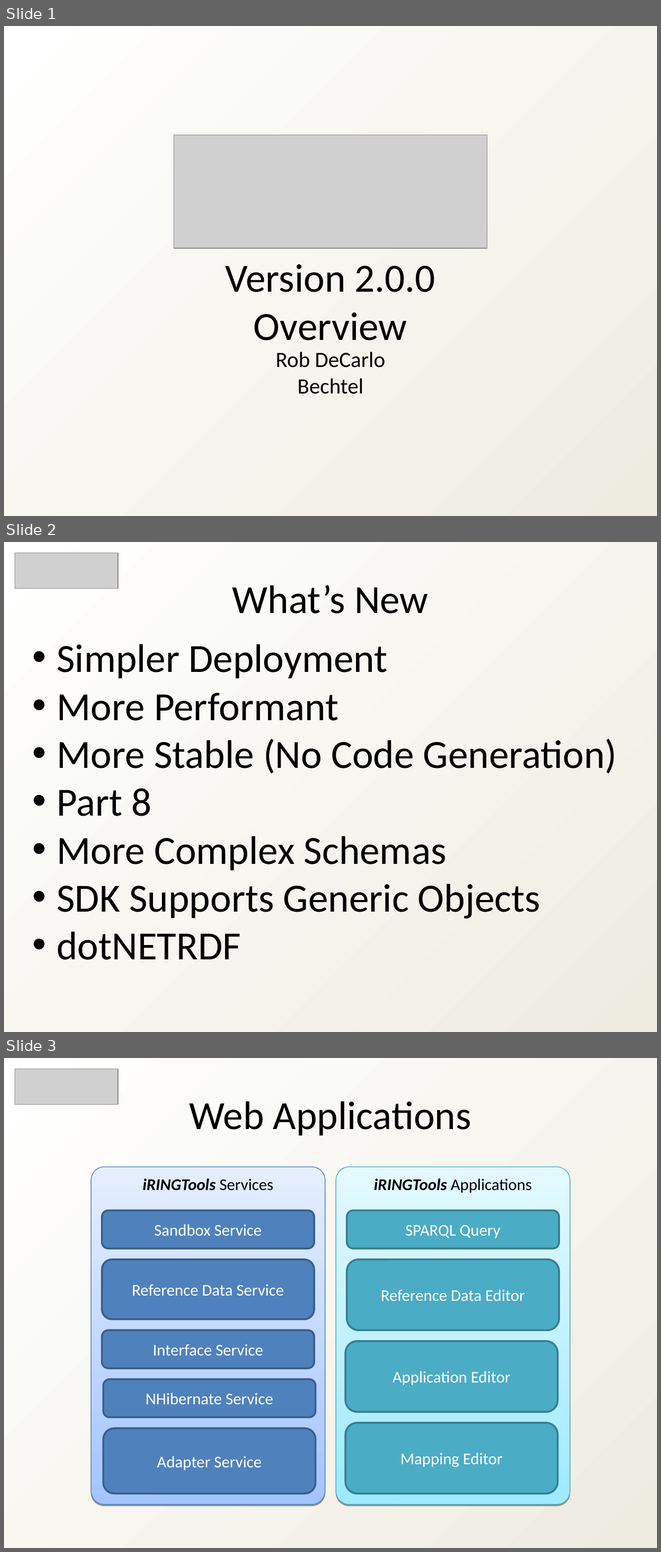
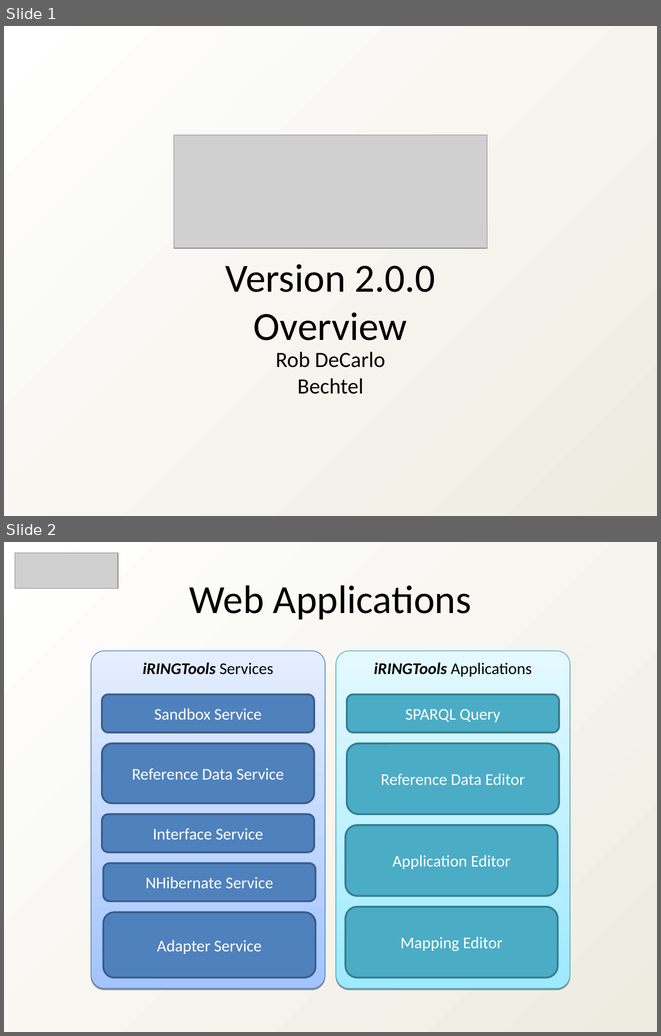
Before and after one commit to heyena/iring-tools, a slide deck: trunk/Documentation/iRINGTools_Overview_v2_0_0.ppt. Shown one above the other, each under a label of ours: slides 1, 2 and 3 before the commit, slides 1 and 2 after it. The pictures are 661x1552 and 661x1036 pixels, drawn with LibreOffice and Linux fonts; fonts in the diff are those of the drawing; grey boxes stand for pictures. Boxes give left, top, right and bottom in pixels: in the first picture for what was removed or moved away, otherwise in the second. Text is boxed around its words. In the diff, an @@ line names an element or a change of style, - is before the commit and + after.

```diff
--- a/trunk/Documentation/iRINGTools_Overview_v2_0_0.ppt
+++ b/trunk/Documentation/iRINGTools_Overview_v2_0_0.ppt
@@ slide 2 removed at box(4, 542, 657, 1032), background gradient #FFFFFF to #EEECE1 @@
@@ picture removed at box(15, 553, 118, 588) @@
@@ text removed at box(232, 585, 428, 614) @@
-What’s New
@@ text removed at box(56, 644, 617, 960) @@
-• Simpler Deployment
-• More Performant
-• More Stable (No Code Generation)
-• Part 8
-• More Complex Schemas
-• SDK Supports Generic Objects
-• dotNETRDF
@@ what was slide 3 is now slide 2 @@
```
Also in this commit, not shown: 9 slides changed, 2 slides added, 2 other slides removed, 34 other files.
